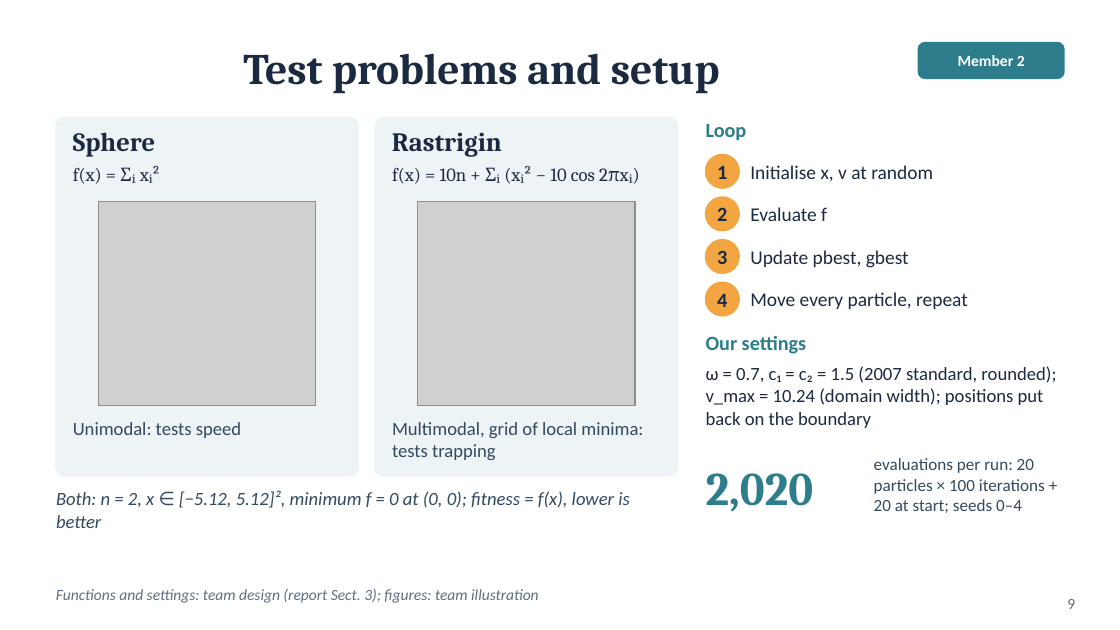
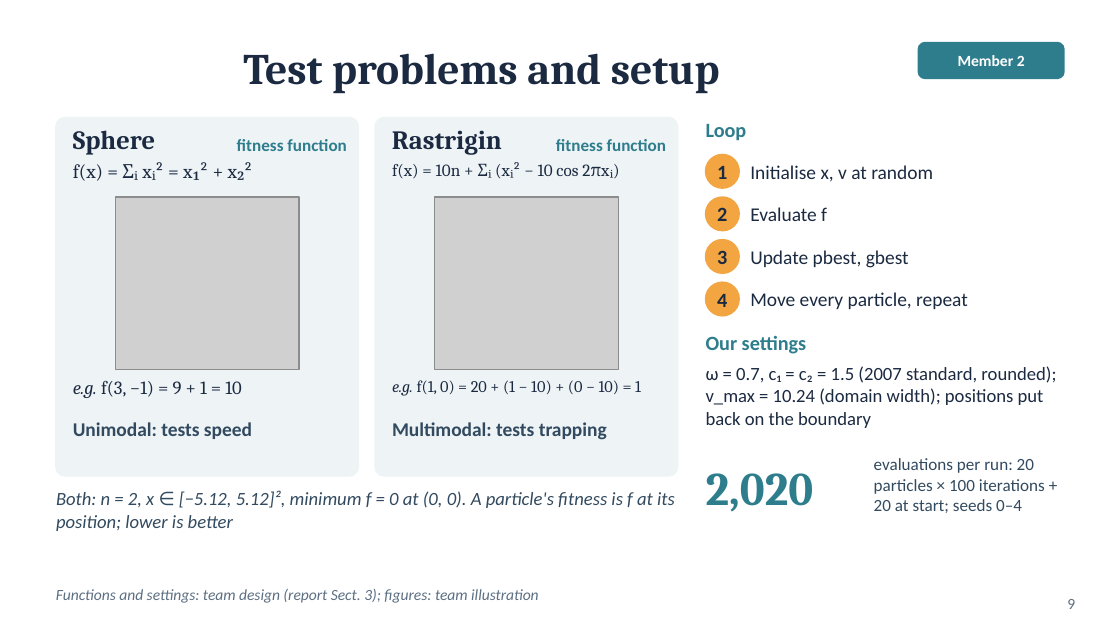
Before and after one commit to huynhhuuphucminh/Seminar-AI, a slide deck: slide 9 of slides/Slide_Seminar_PSO.pptx. Drawn at 1120x630 pixels with LibreOffice and Linux fonts; fonts in the diff are those of the drawing; grey boxes stand for pictures. Boxes give left, top, right and bottom in pixels: in the first picture for what was removed or moved away, otherwise in the second. Text is boxed around its words. In the diff, an @@ line names an element or a change of style, - is before the commit and + after.

```diff
--- a/slides/Slide_Seminar_PSO.pptx
+++ b/slides/Slide_Seminar_PSO.pptx
@@ text added at <box>237,139,346,151</box>, 11 pt, text #2E7D8C, bold @@
+fitness function
@@ text added at <box>556,139,666,151</box>, 11 pt, text #2E7D8C, bold @@
+fitness function
@@ text at <box>73,164,138,181</box>: text changed; size 12 to 12.5 pt @@
-f(x) = Σᵢ xᵢ²
+f(x) = Σᵢ xᵢ² = x₁² + x₂²
@@ text "f(x) = 10n + Σᵢ ..." at <box>392,163,578,179</box>: size 12 to 11 pt @@
@@ picture: place and size @@
-picture at <box>99,202,316,405</box>
+picture at <box>115,197,299,370</box>
@@ picture: place and size @@
-picture at <box>418,202,635,405</box>
+picture at <box>435,197,618,370</box>
@@ text added at <box>73,381,241,398</box>, 12 pt, text #1B2A41 @@
+e.g. f(3, −1) = 9 + 1 = 10
@@ text added at <box>392,380,641,396</box>, 10.5 pt, text #1B2A41 @@
+e.g. f(1, 0) = 20 + (1 − 10) + (0 − 10) = 1
@@ text "Unimodal: tests speed" at <box>73,422,252,439</box>: size 12 to 12.5 pt, bold on @@
@@ text at <box>392,422,607,440</box>: text changed; size 12 to 12.5 pt; bold on @@
-Multimodal, grid of local minima: tests trapping
+Multimodal: tests trapping
@@ text at <box>56,490,675,531</box>: text changed @@
-Both: n = 2, x ∈ [−5.12, 5.12]², minimum f = 0 at (0, 0); fitness = f(x), lower is better
+Both: n = 2, x ∈ [−5.12, 5.12]², minimum f = 0 at (0, 0). A particle's fitness is f at its position; lower is better
```
Also in this commit, not shown: 3 other files.
